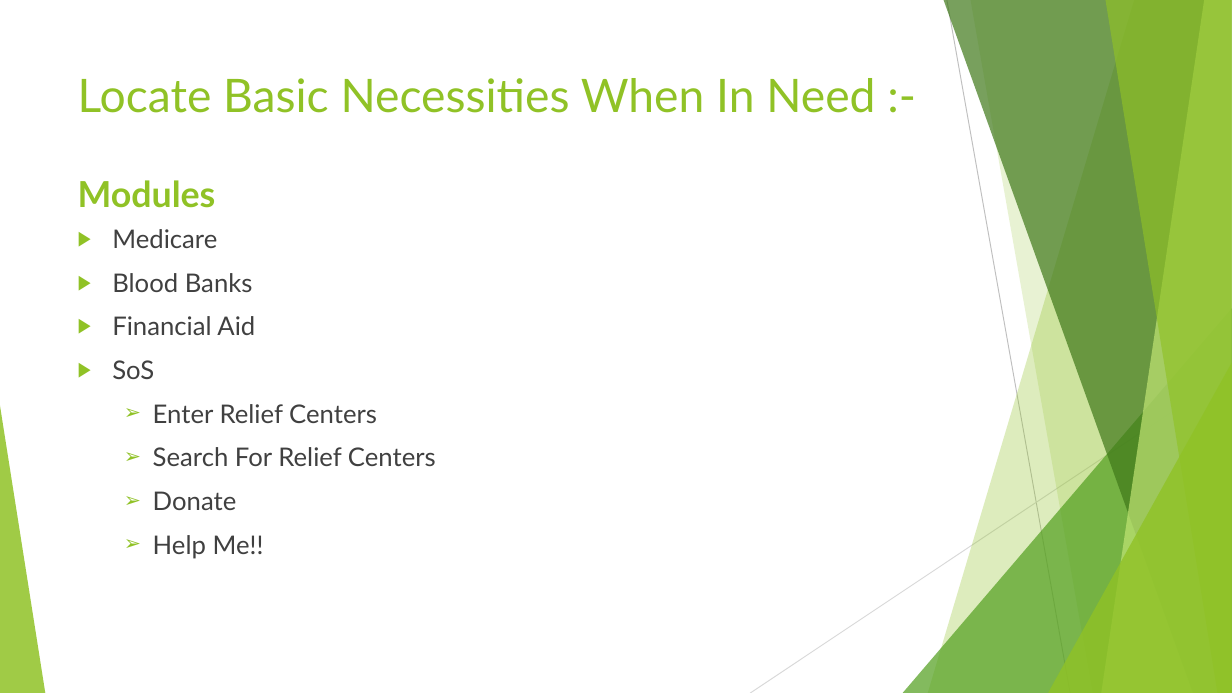
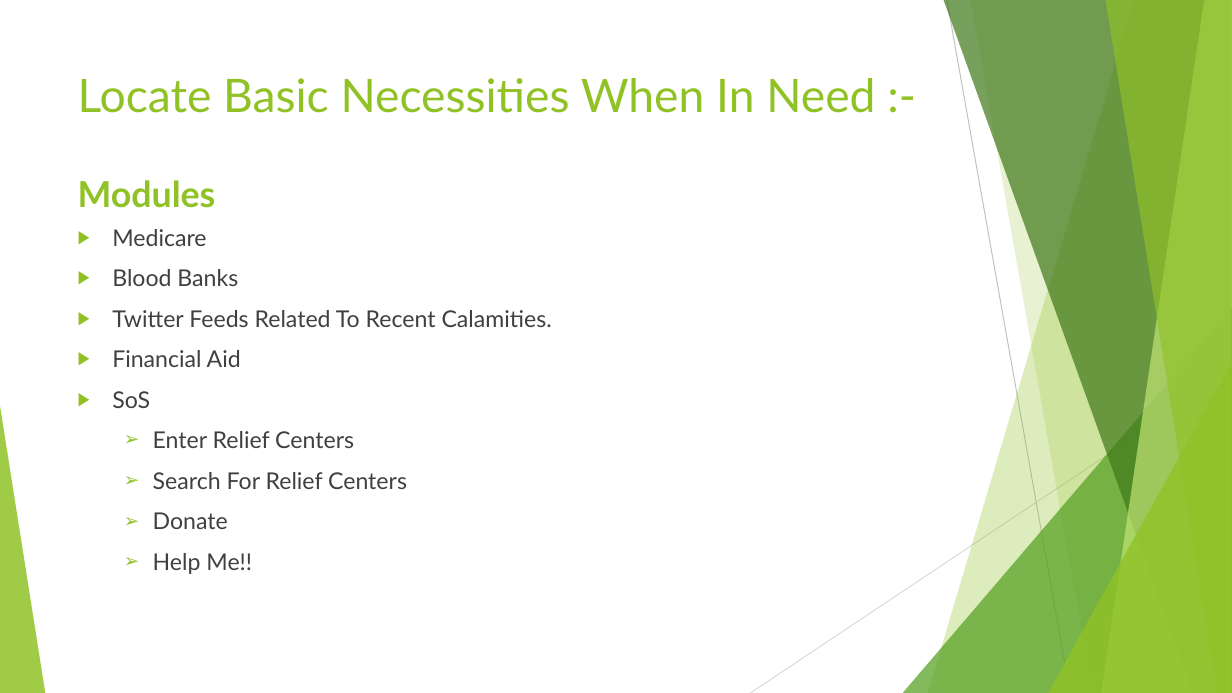
Before and after one commit to manthan29jamdagni/EmergencySOS, a slide deck: slide 3 of PROJECT ABSTRACT & PRESENTATION/Emergency Locator.pptx. Drawn at 1232x693 pixels with LibreOffice and Linux fonts; fonts in the diff are those of the drawing. Boxes give left, top, right and bottom in pixels: in the first picture for what was removed or moved away, otherwise in the second. Text is boxed around its words. In the diff, an @@ line names an element or a change of style, - is before the commit and + after.

```diff
--- a/PROJECT ABSTRACT & PRESENTATION/Emergency Locator.pptx
+++ b/PROJECT ABSTRACT & PRESENTATION/Emergency Locator.pptx
@@ text at bbox=[112, 229, 407, 574]: size 20 to 18 pt in "Medicare", "Blood Banks", "Financial Aid", "SoS" and 4 more places @@
@@ text at bbox=[112, 310, 552, 327]: paragraph added @@
+▶ Twitter Feeds Related To Recent Calamities.
```
Also in this commit, not shown: 2 other slides changed, 1 slide added, 1 other file.
